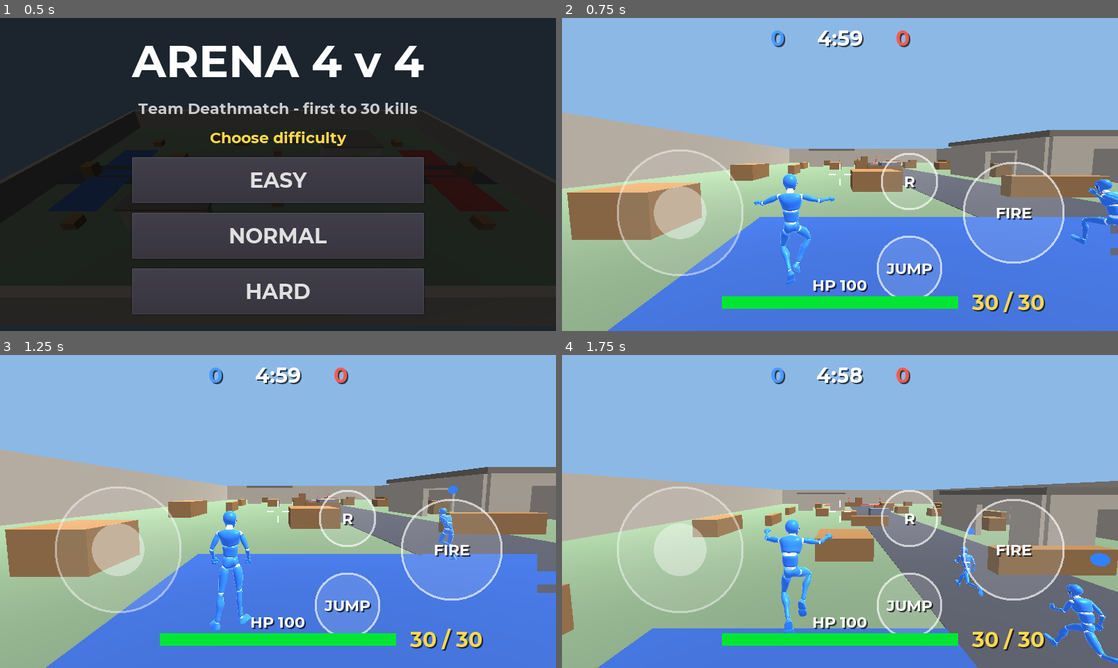
Above: before the commit, frames 1-4 (two rows, left to right).
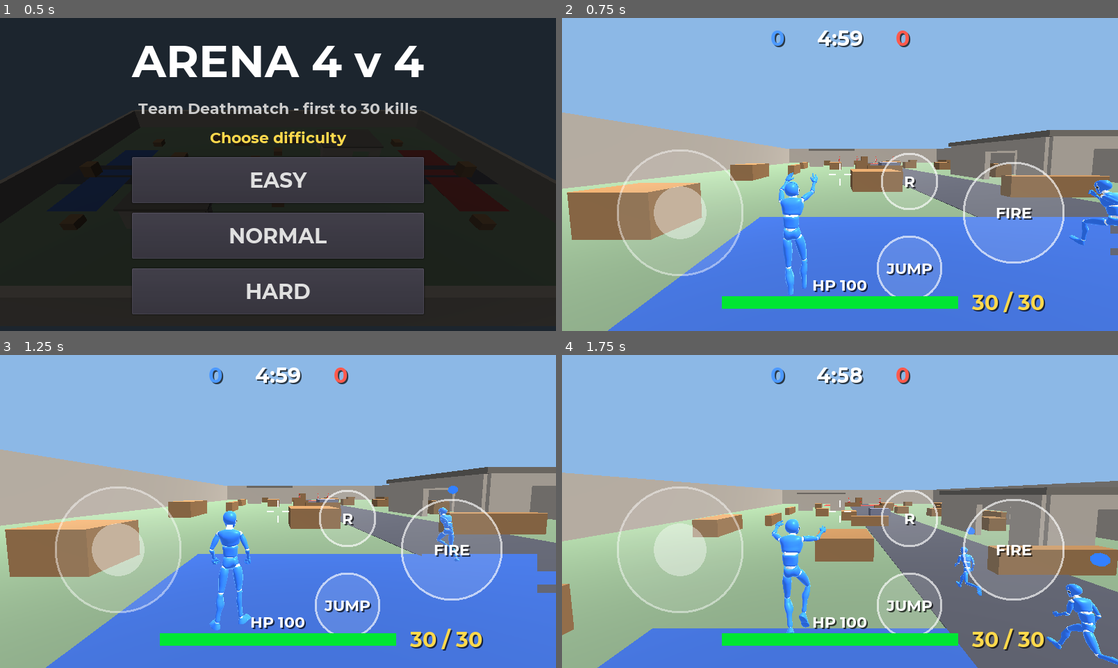
Above: after the commit, the same moments.

Repository: darkxtechzone-oss/CDM-YA-BONGO
Game: Godot game, scene res://src/Main/Main.tscn
Same seed, same stepped clock (60 frames per second), same inputs: the game is played once before the commit and once after it.
Inputs (mouse positions are in pixels of both pictures, inside the frame that each line leads up to):
- Up to frame 1 (0.5 s): no input
- Up to frame 2 (0.75 s): click "EASY" at 0.5 s
- Up to frame 3 (1.25 s): no input
- Up to frame 4 (1.75 s): move the mouse to (962, 495) at 1.27 s; hold D (move_right) from 1.28 s (still down); hold W (move_front) from 1.28 s (still down); click (962, 495) at 1.42 s; tap Space (jump) at 1.52 s

Frame 1 is identical in both runs. In frame 2, 1.5% of the frame differs, in the area x 34-100%, y 44-89%; in frame 3, 0.1%; in frame 4, 1.5%.

Commit message:
Update Fighter.gd

Diff:
--- a/src/Game/Fighter.gd
+++ b/src/Game/Fighter.gd
@@ -7,6 +7,7 @@
 const GRAVITY := -32.0
 const JUMP_SPEED := 9.5
 const MAX_HP := 100.0
+const ANIM_STEP := 0.05  # animation updated at 20 Hz (saves CPU)
 
 var game          # Main node
 var team := 0     # 0 = blue (player team), 1 = red
@@ -22,6 +23,7 @@
 var _marker: MeshInstance
 var _anim_state := -1
 var show_marker := true
+var _anim_acc := 0.0
 
 # Movement (set by subclasses in think())
 var move_speed := 7.0
@@ -59,6 +61,8 @@
 	skin.rotation_degrees = Vector3(0, 180, 0)
 	skin.translation = Vector3(0, 0, 0.222992)
 	add_child(skin)
+	skin.animation_tree.process_mode = AnimationTree.ANIMATION_PROCESS_MANUAL
+	_anim_acc = randf() * ANIM_STEP
 	_tint_skin()
 
 	_marker = MeshInstance.new()
@@ -133,7 +137,7 @@
 
 	think(delta)
 	_move(delta)
-	_animate()
+	_animate(delta)
 
 
 func _move(delta: float) -> void:
@@ -149,7 +153,7 @@
 	velocity = move_and_slide(velocity, Vector3.UP, true)
 
 
-func _animate() -> void:
+func _animate(delta: float) -> void:
 	var h := Vector3(velocity.x, 0.0, velocity.z)
 	var st: int = skin.States.IDLE
 	if not is_on_floor():
@@ -161,6 +165,10 @@
 		_anim_state = st
 		skin.is_moving = (st == skin.States.RUN)
 		skin.transition_to(st)
+	_anim_acc += delta
+	if _anim_acc >= ANIM_STEP:
+		skin.animation_tree.advance(_anim_acc)
+		_anim_acc = 0.0
 
 
 # ---- weapon ----------------------------------------------------------------
